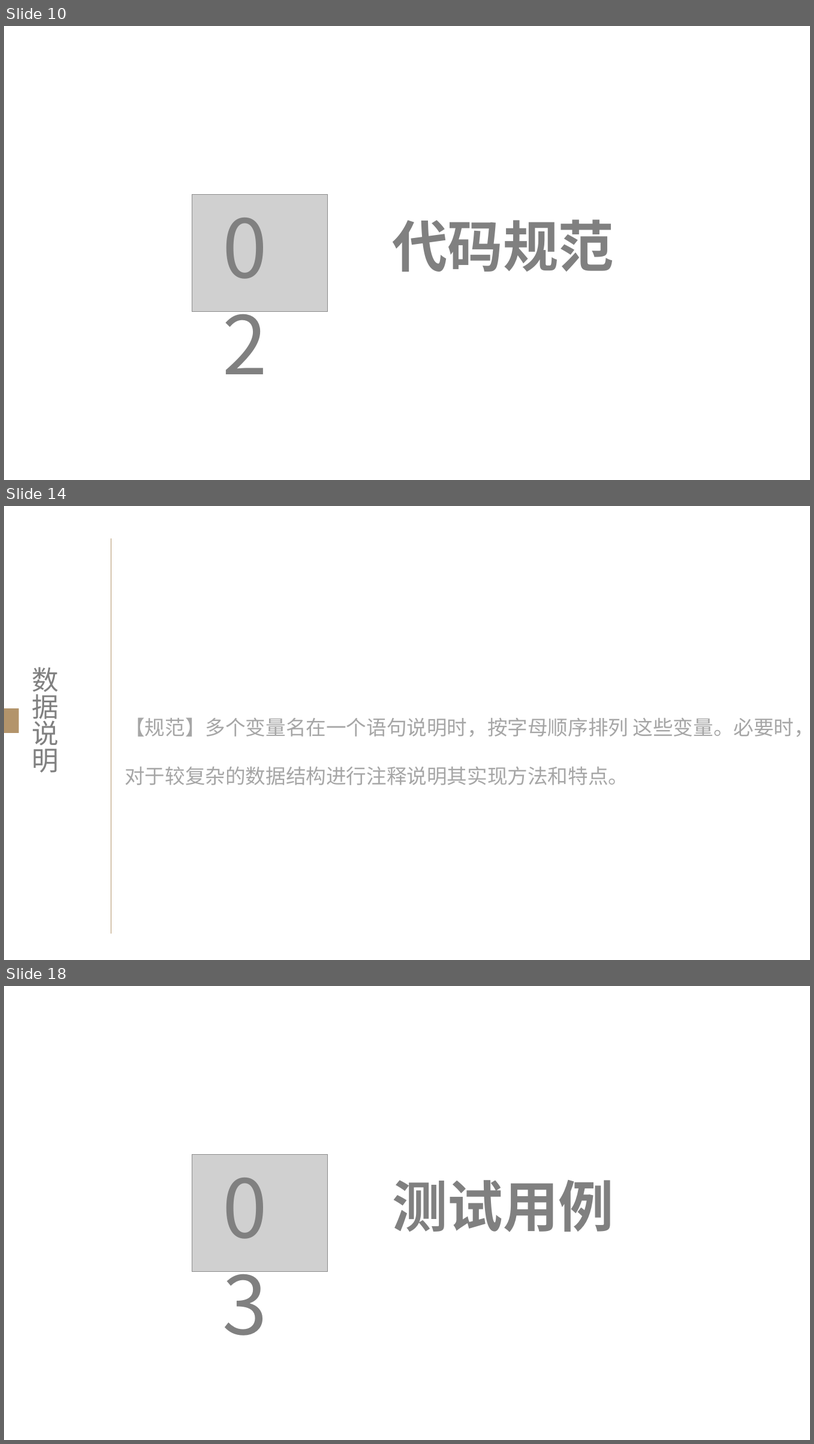
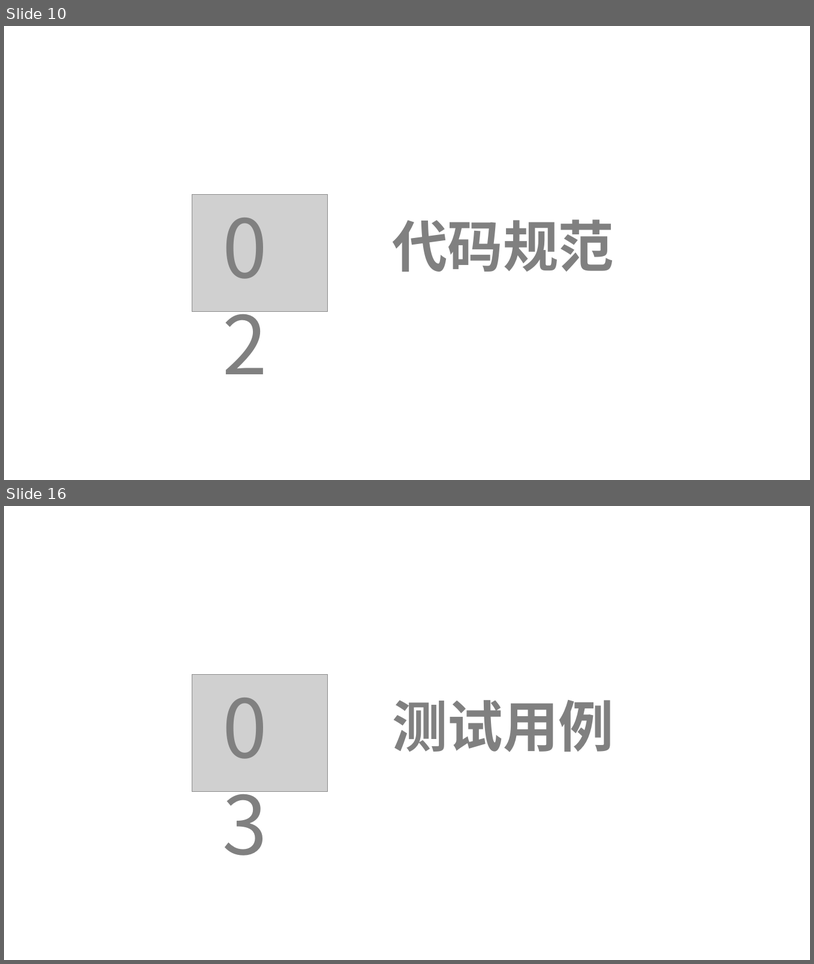
Before and after one commit to lenovo-wu/G11ZUCC, a slide deck: 代码实现.pptx. Shown one above the other, each under a label of ours: slides 10, 14 and 18 before the commit, slides 10 and 16 after it; the slides between them are not shown. The pictures are 814x1444 and 814x964 pixels, drawn with LibreOffice and Linux fonts; fonts in the diff are those of the drawing; grey boxes stand for pictures. Boxes give left, top, right and bottom in pixels: in the first picture for what was removed or moved away, otherwise in the second. Text is boxed around its words. In the diff, an @@ line names an element or a change of style, - is before the commit and + after.

```diff
--- a/代码实现.pptx
+++ b/代码实现.pptx
@@ slide 14 removed at box(4, 506, 810, 960), background #FFFFFF @@
@@ line removed from (111, 538) to (111, 934) @@
@@ text removed at box(32, 667, 59, 772) @@
-数据说明
@@ rectangle removed at box(4, 709, 18, 733) @@
@@ text removed at box(125, 718, 810, 785) @@
-【规范】多个变量名在一个语句说明时，按字母顺序排列 这些变量。必要时，对于较复杂的数据结构进行注释说明其实现方法和特点。
@@ what was slide 18 is now slide 16 @@
```
Also in this commit, not shown: 3 slides changed, 5 slides added, 6 other slides removed.
